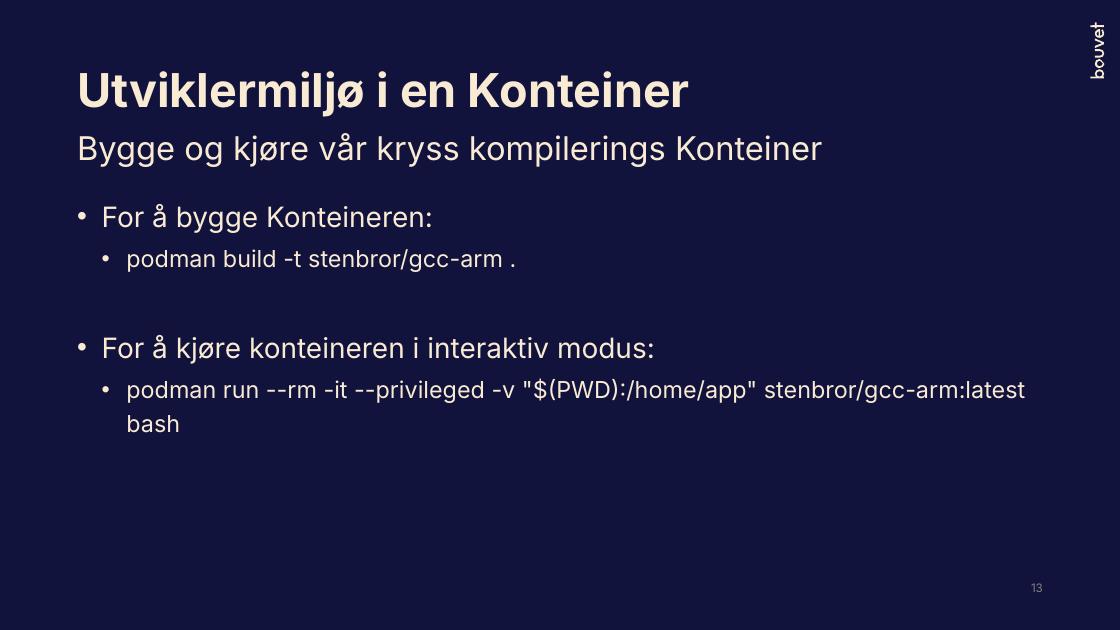
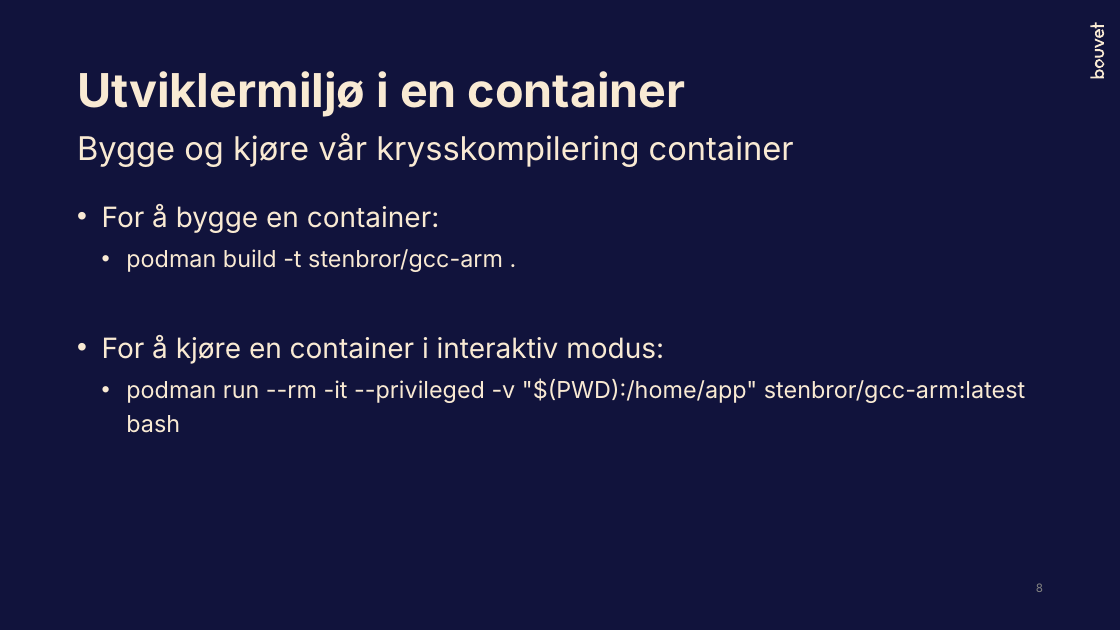
Before and after one commit to Bouvet-deler/container-workshop, a slide deck: slide 8 of part1/DockerWorkshop_Høsten2023.pptx (slide 13 before the commit). Drawn at 1120x630 pixels with LibreOffice and Linux fonts; fonts in the diff are those of the drawing. Boxes give left, top, right and bottom in pixels: in the first picture for what was removed or moved away, otherwise in the second. Text is boxed around its words. In the diff, an @@ line names an element or a change of style, - is before the commit and + after.

```diff
--- a/part1/DockerWorkshop_Høsten2023.pptx
+++ b/part1/DockerWorkshop_Høsten2023.pptx
@@ title at [77,71,686,117]: text changed @@
-Utviklermiljø i en Konteiner
+Utviklermiljø i en container
@@ text at [77,133,794,167]: text changed @@
-Bygge og kjøre vår kryss kompilerings Konteiner
+Bygge og kjøre vår krysskompilering container
@@ text at [102,204,440,233]: text changed @@
-• For å bygge Konteineren:
+• For å bygge en container:
@@ text at [102,335,664,364]: text changed @@
-• For å kjøre konteineren i interaktiv modus:
+• For å kjøre en container i interaktiv modus:
@@ page number at [1036,583,1043,592]: text changed @@
-13
+8
```
Also in this commit, not shown: 19 other slides changed, 1 other file.
